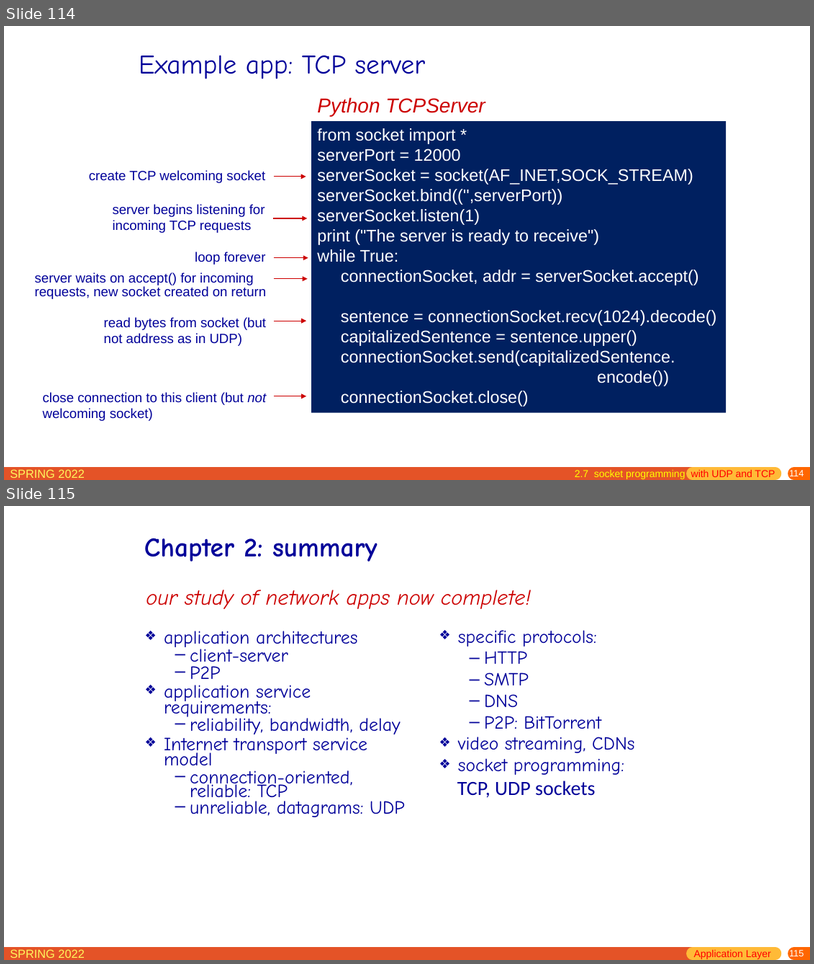
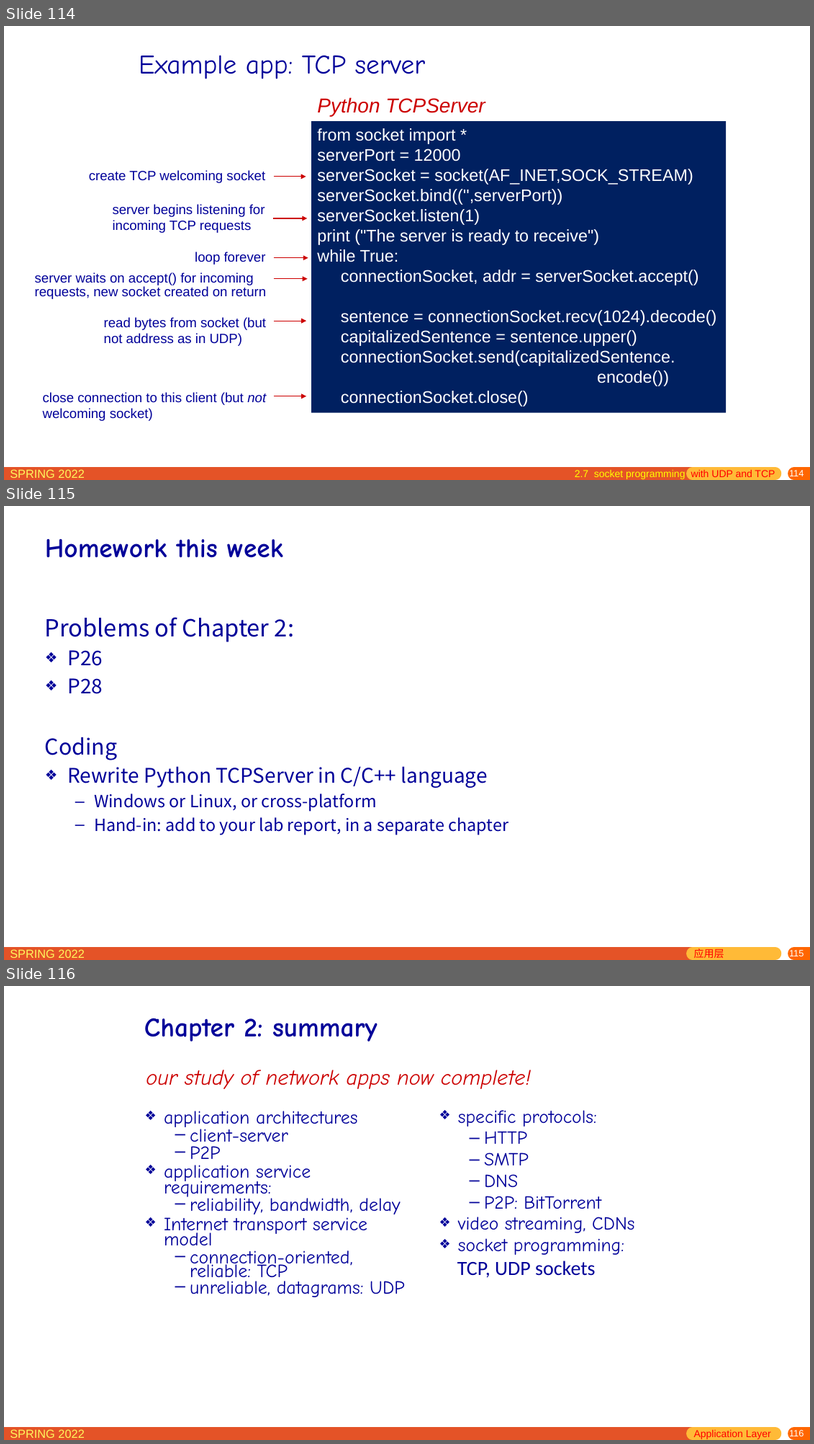
Before and after one commit to network-whu/slides, a slide deck: pptx/chapter2.pptx. Shown one above the other, each under a label of ours: slides 114 and 115 before the commit, slides 114, 115 and 116 after it. The pictures are 814x964 and 814x1444 pixels, drawn with LibreOffice and Linux fonts; fonts in the diff are those of the drawing. Boxes give left, top, right and bottom in pixels: in the first picture for what was removed or moved away, otherwise in the second. Text is boxed around its words. In the diff, an @@ line names an element or a change of style, - is before the commit and + after.

Commit message:
week 5

```diff
--- a/pptx/chapter2.pptx
+++ b/pptx/chapter2.pptx
@@ slide 115 added at (x1=4, y1=506, x2=810, y2=960), background #FFFFFF; not listed: 5 template elements that a slide beside it also shows @@
@@ title added at (x1=45, y1=539, x2=283, y2=558), 32 pt, text #000099, bold @@
+Homework this week
@@ text added at (x1=45, y1=617, x2=509, y2=835), 20 pt, text #000099 @@
+Problems of Chapter 2:
+❖ P26
+❖ P28
+Coding
+❖ Rewrite Python TCPServer in C/C++ language
+  – Windows or Linux, or cross-platform
+  – Hand-in: add to your lab report, in a separate chapter
@@ text added at (x1=694, y1=948, x2=725, y2=957), 12 pt, text #FF0000 @@
+应用层
@@ what was slide 115 is now slide 116 @@
@@ page number at (x1=790, y1=1430, x2=804, y2=1438): text changed @@
-115
+116
```
Also in this commit, not shown: 7 slides changed, 1 slide removed, 2 other files.
